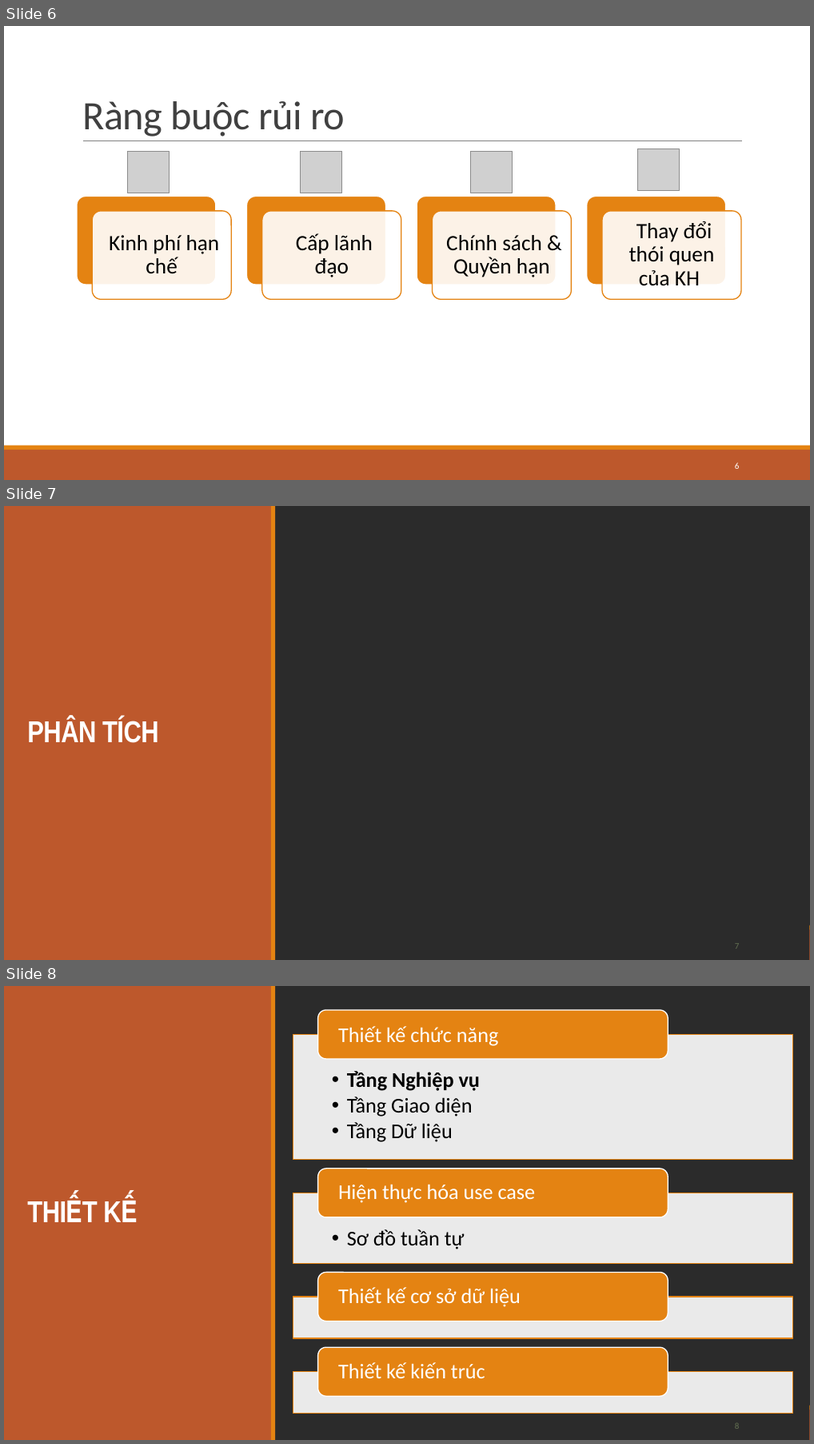
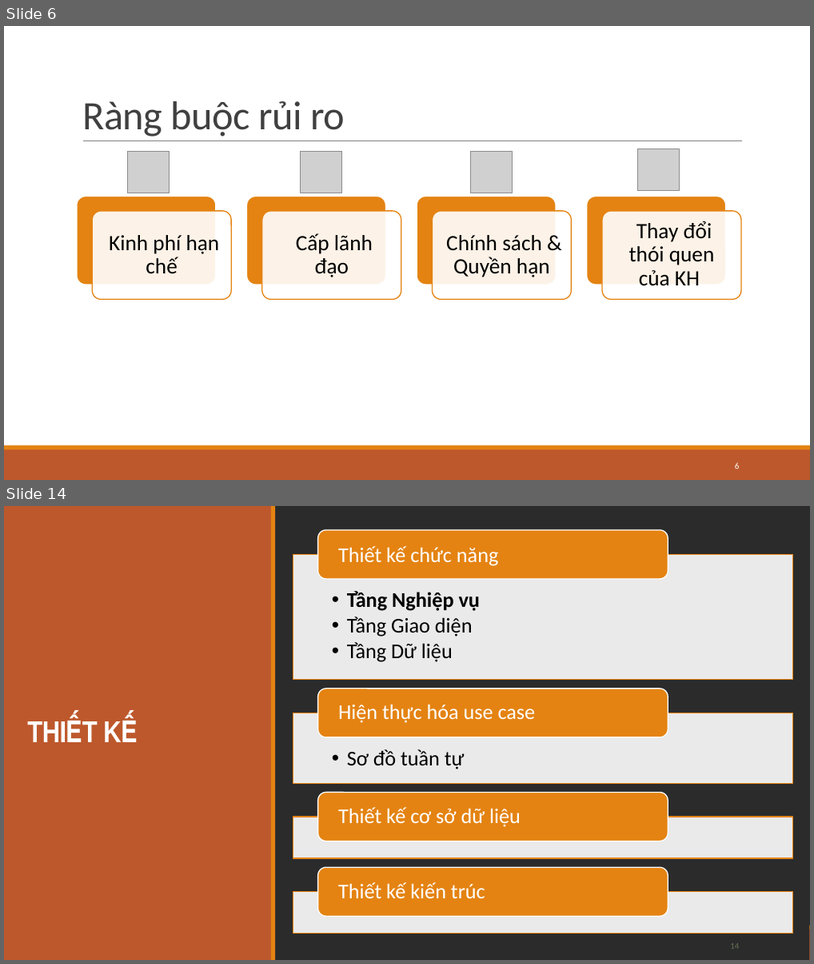
Before and after one commit to trandinhlam/master_2nd_semester, a slide deck: HoachDinhChienLuoc/DoAnHoachDinhChienLuoc.pptx. Shown one above the other, each under a label of ours: slides 6, 7 and 8 before the commit, slides 6 and 14 after it; the slides between them are not shown. The pictures are 814x1444 and 814x964 pixels, drawn with LibreOffice and Linux fonts; fonts in the diff are those of the drawing; grey boxes stand for pictures; background and template pictures are left out; a plain dark background stands for a picture behind light text. Boxes give left, top, right and bottom in pixels: in the first picture for what was removed or moved away, otherwise in the second. Text is boxed around its words. In the diff, an @@ line names an element or a change of style, - is before the commit and + after.

```diff
--- a/HoachDinhChienLuoc/DoAnHoachDinhChienLuoc.pptx
+++ b/HoachDinhChienLuoc/DoAnHoachDinhChienLuoc.pptx
@@ slide 7 removed at [4, 506, 810, 960], background picture (left out); not listed: 2 template elements that a slide beside it also shows @@
@@ rectangle removed at [4, 506, 810, 960] @@
@@ rectangle removed at [4, 506, 272, 960] @@
@@ rectangle removed at [271, 506, 276, 960] @@
@@ title removed at [27, 717, 159, 743] @@
-PHÂN TÍCH
@@ page number removed at [735, 943, 740, 948] @@
-7
@@ what was slide 8 is now slide 14 @@
@@ page number at [730, 943, 739, 948]: text changed @@
-8
+14
```
Also in this commit, not shown: 2 slides changed, 11 slides added, 2 other files.
